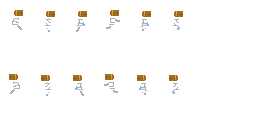
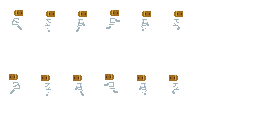
Revision of a layered 256 × 128 image; what changed, layer by layer:
painted on "Background" over [10, 12, 182, 78]
